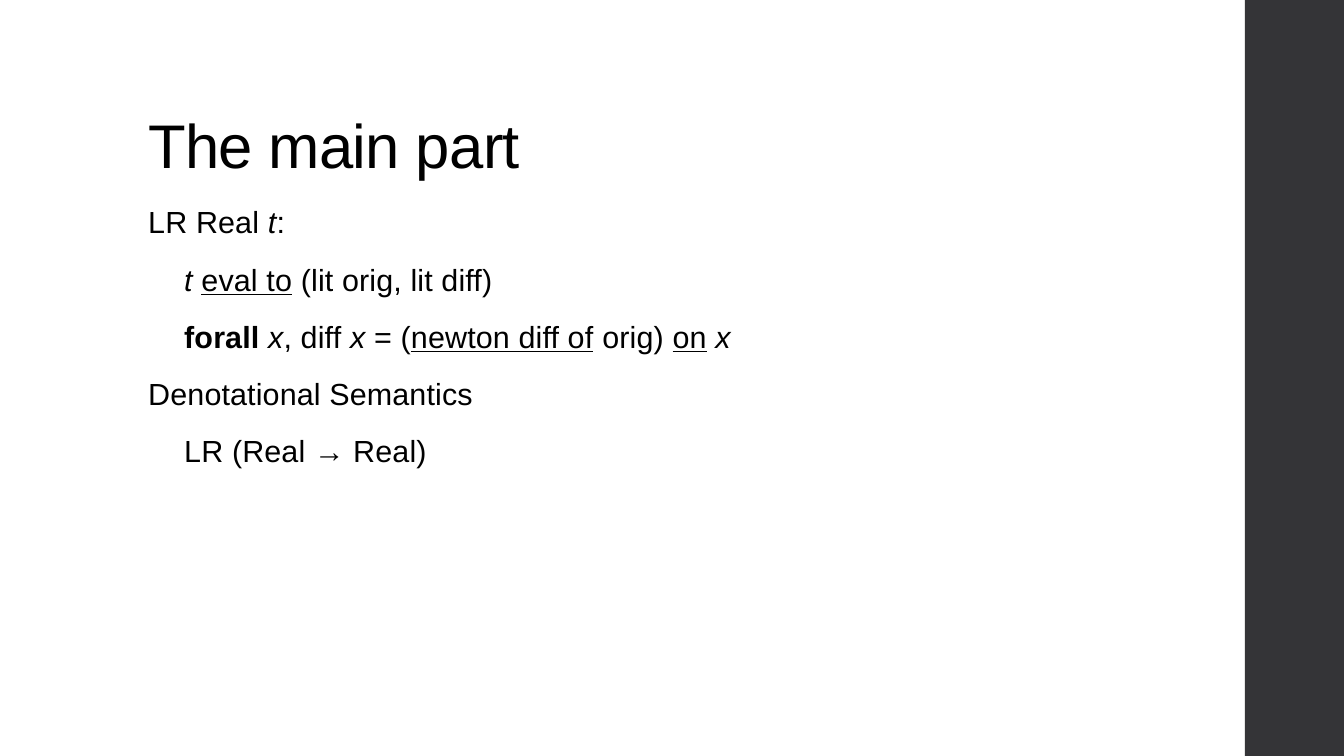
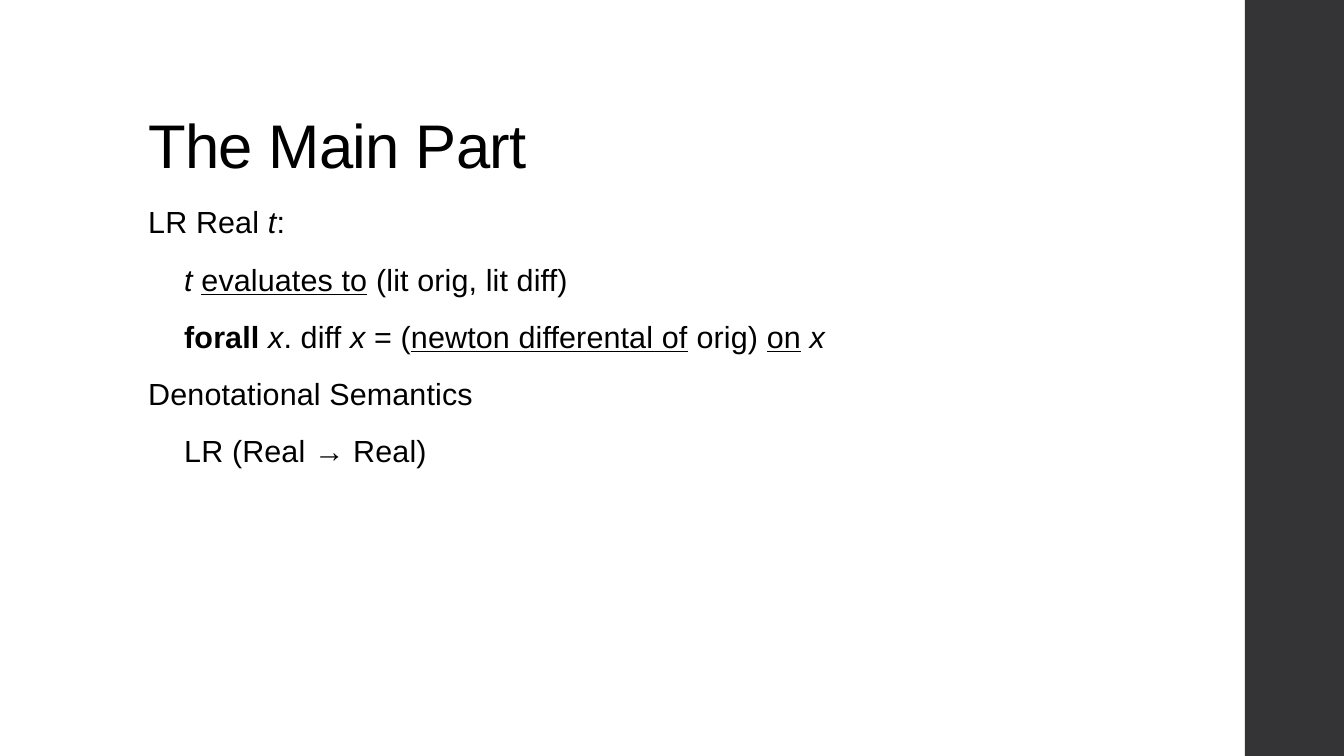
Before and after one commit to ThoughtWorksInc/DeepDarkFantasy, a slide deck: slide 38 of Talk.pptx. Drawn at 1344x756 pixels with LibreOffice and Linux fonts; fonts in the diff are those of the drawing. Boxes give left, top, right and bottom in pixels: in the first picture for what was removed or moved away, otherwise in the second. Text is boxed around its words. In the diff, an @@ line names an element or a change of style, - is before the commit and + after.

```diff
--- a/Talk.pptx
+++ b/Talk.pptx
@@ title at (148, 123, 527, 169): text changed @@
-The main part
+The Main Part
@@ text at (184, 269, 825, 354): text changed @@
-t eval to (lit orig, lit diff)
-forall x, diff x = (newton diff of orig) on x
+t evaluates to (lit orig, lit diff)
+forall x. diff x = (newton differental of orig) on x
```
Also in this commit, not shown: 38 other slides changed.
